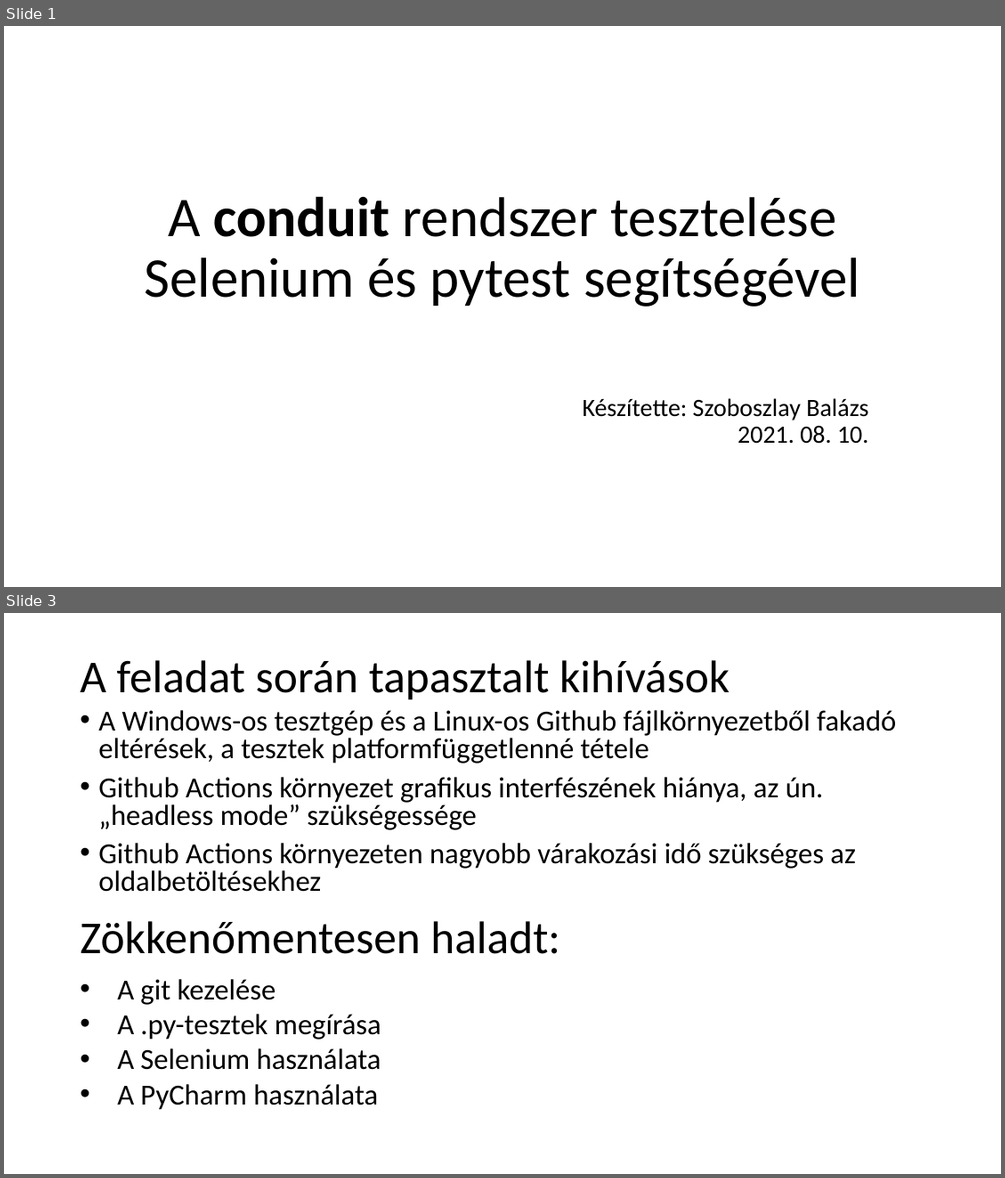
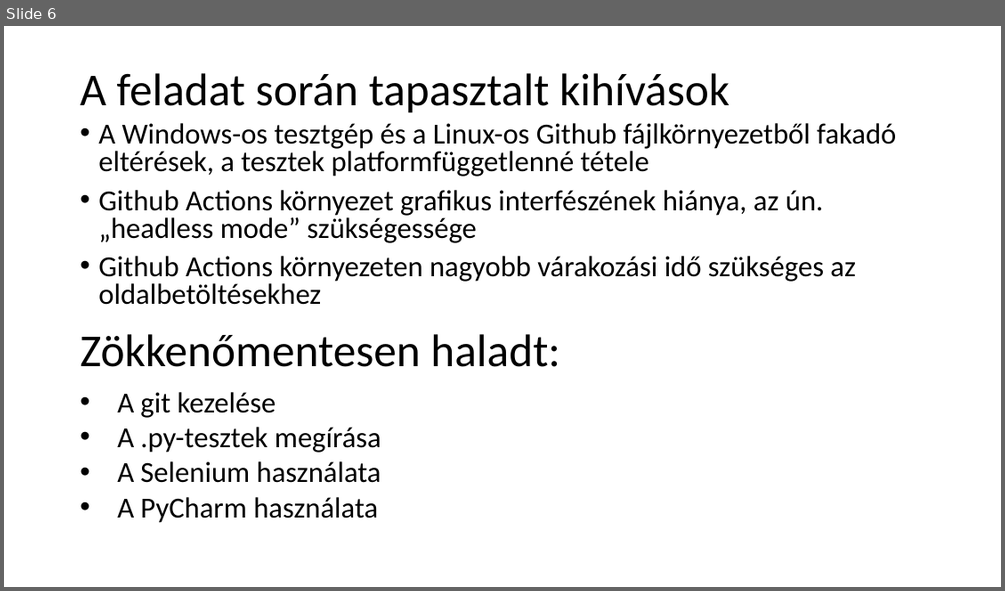
Before and after one commit to BalazsSzoboszlay/conduit, a slide deck: A conduit rendszer tesztelése.pptx. Shown one above the other, each under a label of ours: slides 1 and 3 before the commit, slide 6 after it; the slides between them are not shown. The pictures are 1005x1178 and 1005x591 pixels, drawn with LibreOffice and Linux fonts; fonts in the diff are those of the drawing. Boxes give left, top, right and bottom in pixels: in the first picture for what was removed or moved away, otherwise in the second. Text is boxed around its words. In the diff, an @@ line names an element or a change of style, - is before the commit and + after.

```diff
--- a/A conduit rendszer tesztelése.pptx
+++ b/A conduit rendszer tesztelése.pptx
@@ slide 1 removed at (x1=4, y1=26, x2=1001, y2=587), background #FFFFFF @@
@@ title removed at (x1=144, y1=196, x2=860, y2=306) @@
-A conduit rendszer tesztelése Selenium és pytest segítségével
@@ subtitle removed at (x1=582, y1=398, x2=868, y2=443) @@
-Készítette: Szoboszlay Balázs
-2021. 08. 10.
@@ what was slide 3 is now slide 6 @@
```
Also in this commit, not shown: 5 slides added, 1 other slide removed.
